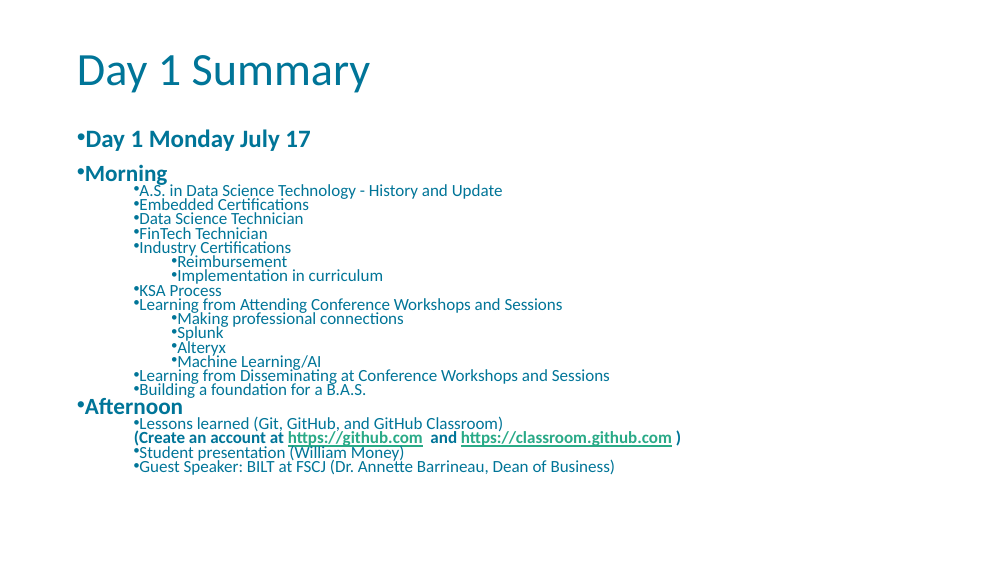
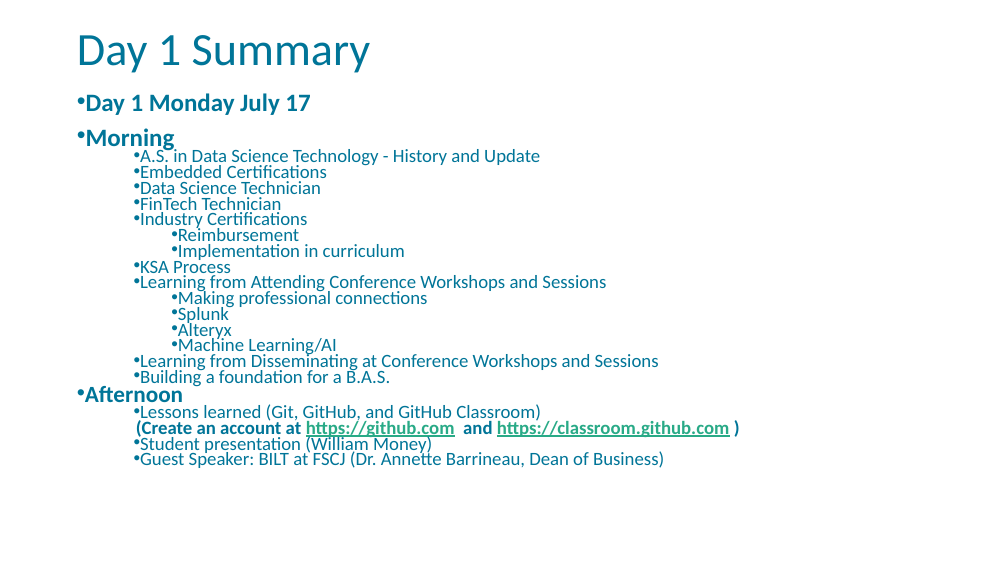
Before and after one commit to FSCJ-FacultyDev/SWC-Virtual-2023, a slide deck: slide 2 of slides/day1.pptx. Drawn at 1008x567 pixels with LibreOffice and Linux fonts; fonts in the diff are those of the drawing; background and template pictures are left out. Boxes give left, top, right and bottom in pixels: in the first picture for what was removed or moved away, otherwise in the second. Text is boxed around its words. In the diff, an @@ line names an element or a change of style, - is before the commit and + after.

Commit message:
added data warehousing to agenda, added KSA spreadsheets

```diff
--- a/slides/day1.pptx
+++ b/slides/day1.pptx
@@ title "Day 1 Summary": place and size @@
-title "Day 1 Summary" at (77,55,370,93)
+title "Day 1 Summary" at (77,35,370,73)
@@ text "Day 1 Monday July 17": place and size @@
-text "Day 1 Monday July 17" at (85,129,672,475)
+text "Day 1 Monday July 17" at (85,93,729,468)
@@ text at (86,128,729,468): size 22.1 to 23.8 pt in "Morning"; size 16.1 to 17.9 pt @@
```
Also in this commit, not shown: 3 other files.
